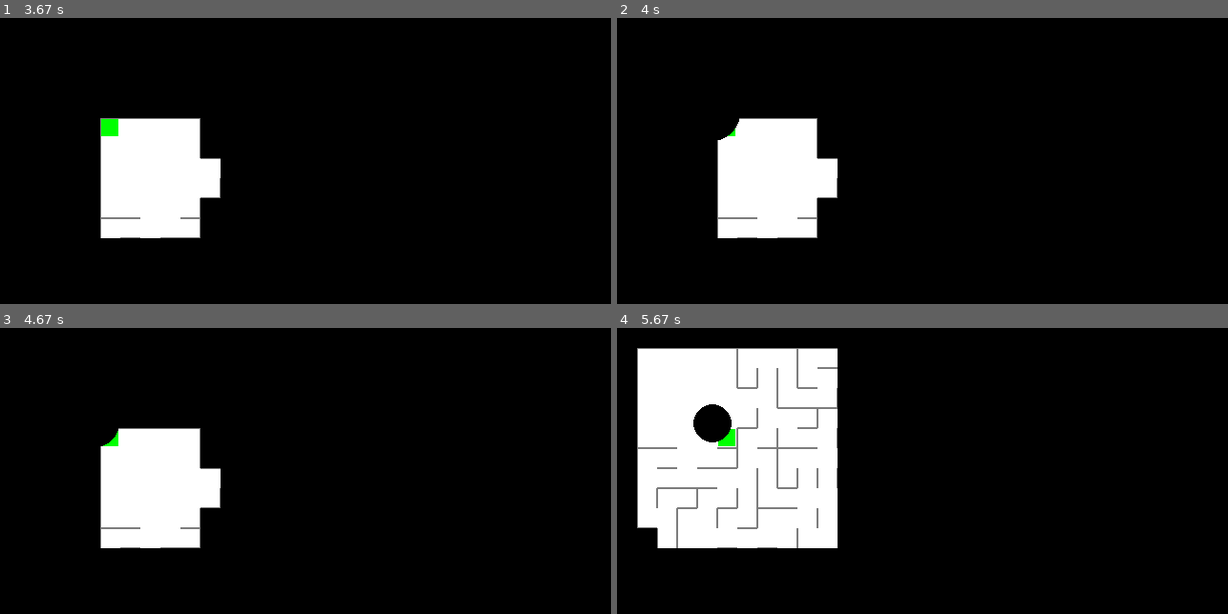
Above: before the commit, frames 1-4 (two rows, left to right).
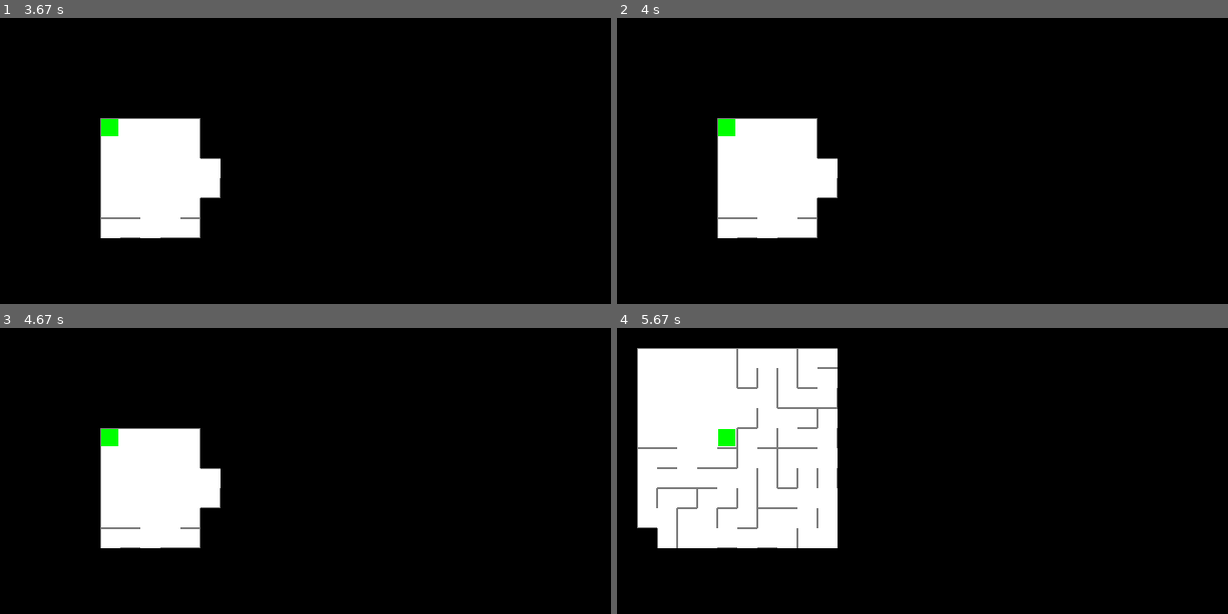
Above: after the commit, the same moments.

Repository: MartinRB45534/Escape
Game: pygame game, started from testsouris.py
Same seed, same stepped clock (60 frames per second), same inputs: the game is played once before the commit and once after it.
Inputs (mouse positions are in pixels of both pictures, inside the frame that each line leads up to):
- Up to frame 1 (3.67 s): click (287, 52) at 3.53 s
- Up to frame 2 (4 s): tap Space at 3.8 s
- Up to frame 3 (4.67 s): hold Up 4.13-4.6 s; hold Right from 4.63 s (still down)
- Up to frame 4 (5.67 s): release Right at 5.27 s; hold Down from 5.3 s (still down)

Frame 1 is identical in both runs. In frame 2, 0.2% of the frame differs, in the area x 16-20%, y 35-43%; in frame 3, 0.1%; in frame 4, 0.6%, in the area x 12-19%, y 26-40%.

Commit message:
Ajout d'animations d'attaques fonctionnelles +mort des monstres

Diff:
--- a/Animation.py
+++ b/Animation.py
@@ -40,4 +40,5 @@
         Sorties:
             Rien
         """
-        pygame.draw.circle(self.surface,(0,0,0),self.position,int(self.radius_max*(self.temps_restant/self.temps_initial)))
+        radius=int(self.radius_max*(self.temps_initial/(self.temps_initial+self.temps_restant)))
+        pygame.draw.circle(self.surface,(194,54,22),self.position,radius,1)
--- a/Collisions.py
+++ b/Collisions.py
@@ -3,17 +3,19 @@
     def __init__(self):
         """Les entitees ne sont pas des attributs"""
         pass
-    def tentative_attaque(self,attaquant,entitees):
+    def tentative_attaque(self,attaquant,entitees,meutes):
         """
         Fonction qui test si l'entitée qui essaie d'attaquer le peut
         Entrées:
             l'attaquant
             les potentiels victimes
+            les potentiels victimes dans les meutes
         Sorties:
             booléen qui indique si l'attaque a réussi
-            la liste des entitées actualisées
         """
         succes=False
+
+        entitees=self.actualisation_entitees(entitees,meutes)
 
         vue_attaquant=attaquant.getVue()
         position_vue=attaquant.getPosition_vue()
@@ -33,8 +35,27 @@
                         if mat_explorable[x][y]:
                             succes=True
                             self.attaque(entitee,attaquant)
-        return succes,entitees
+        return succes
+    def actualisation_entitees(self,old_entitees,meutes):
+        """
+        Fonction qui construit le vrai tableau des entitees
+        Entrées:
+            les entitees contenues normalement
+            les meutes contenant d'autres entitees
+        Sorties:
+            un tableau avec toutes les entitees
+        """
+        entitees=[]
 
+        for entitee in old_entitees:
+            entitees+=[entitee]
+
+        for meute in meutes:
+            monstres=meute.getMonstres()
+            for entitee in monstres:
+                entitees+=[entitee]
+
+        return entitees
     def attaque(self,victime,attaquant):
         """
         Fonction qui applique les dégats de l'attaquant à la victime
--- a/Niveau.py
+++ b/Niveau.py
@@ -204,7 +204,42 @@
             self.joueur.va_vers_la_gauche()
         elif keys[pygame.K_SPACE]:
             self.joueur.attaque()
-            self.evenements.append(Attaque(360,[100,100],30,self.screen))
+
+    def ajout_anim_attaque(self,position_entitee):
+        """
+        Fonction qui ajoute un ajoute une animation d'attaque a la pile d'événements
+        Entrées:
+            -la position de l'entitée
+        Sorties:
+            Rien
+        """
+        if self.est_dans_vue(position_entitee):
+            radius=(self.LARGEUR_CASE+self.LARGEUR_MUR)*2
+            position_anim_x=(self.LARGEUR_CASE+self.LARGEUR_MUR)*(position_entitee[0]-self.joueur.getPosition()[0]+self.joueur.largeur_vue//2)
+            position_anim_y=(self.LARGEUR_CASE+self.LARGEUR_MUR)*(position_entitee[1]-self.joueur.getPosition()[1]+self.joueur.hauteur_vue//2)
+
+            position_anim=[position_anim_x,position_anim_y]
+            self.evenements.append(Attaque(10,position_anim,radius,self.screen))
+    def est_dans_vue(self,position):
+        """
+        Fonction qui détermine si l'entitee est en vue du joueur
+        Entrées:
+            -la position de l'entitée
+        Sorties:
+            -un booléen indiquant si l'entitée est en vue
+        """
+        joueur_position=self.joueur.getPosition()
+
+        joueur_x=joueur_position[0]
+        joueur_y=joueur_position[1]
+
+        min_x=joueur_x-self.joueur.largeur_vue//2
+        max_x=joueur_x+self.joueur.largeur_vue-self.joueur.largeur_vue//2
+
+        min_y=joueur_y-self.joueur.hauteur_vue//2
+        max_y=joueur_y+self.joueur.hauteur_vue-self.joueur.hauteur_vue//2
+
+        return (position[0]>=min_x and position[0]<max_x)and(position[1]>=min_y and position[1]<max_y)
 
     def actions_meutes(self):
         """
@@ -277,7 +312,28 @@
         else:
             redessiner=self.actions_meutes()
 
+        self.delete_entitees()
+
         return redessiner
+
+    def delete_entitees(self):
+        """
+        Fonction qui supprime les entitees mortes
+        """
+        nbSupp=0
+        for i in range(0,len(self.entitees)):
+            if self.entitees[i-nbSupp].pv<=0:
+                self.entitees.pop(i-nbSupp)
+                nbSupp+=1
+        #on traite les meutes
+        if self.meutes!=None:
+            for meute in self.meutes:
+                monstres=meute.getMonstres()
+                nbSupp=0
+                for i in range(0,len(monstres)):
+                    if monstres[i-nbSupp].pv<=0:
+                        nbSupp+=1
+                        monstres.pop(i-nbSupp)
 
     def actualiser_vue(self,position,largeur_vue,hauteur_vue):
         """
@@ -337,8 +393,8 @@
                     #print(succes)
                     agissant.setPosition(newcoord)
         elif id_action==ATTAQUER:
-            succes,self.entitees=self.collision.tentative_attaque(agissant,self.entitees)
-
+            self.ajout_anim_attaque(agissant.getPosition())
+            succes=self.collision.tentative_attaque(agissant,self.entitees,self.meutes)
         return succes
 
     def as_perdu(self):
